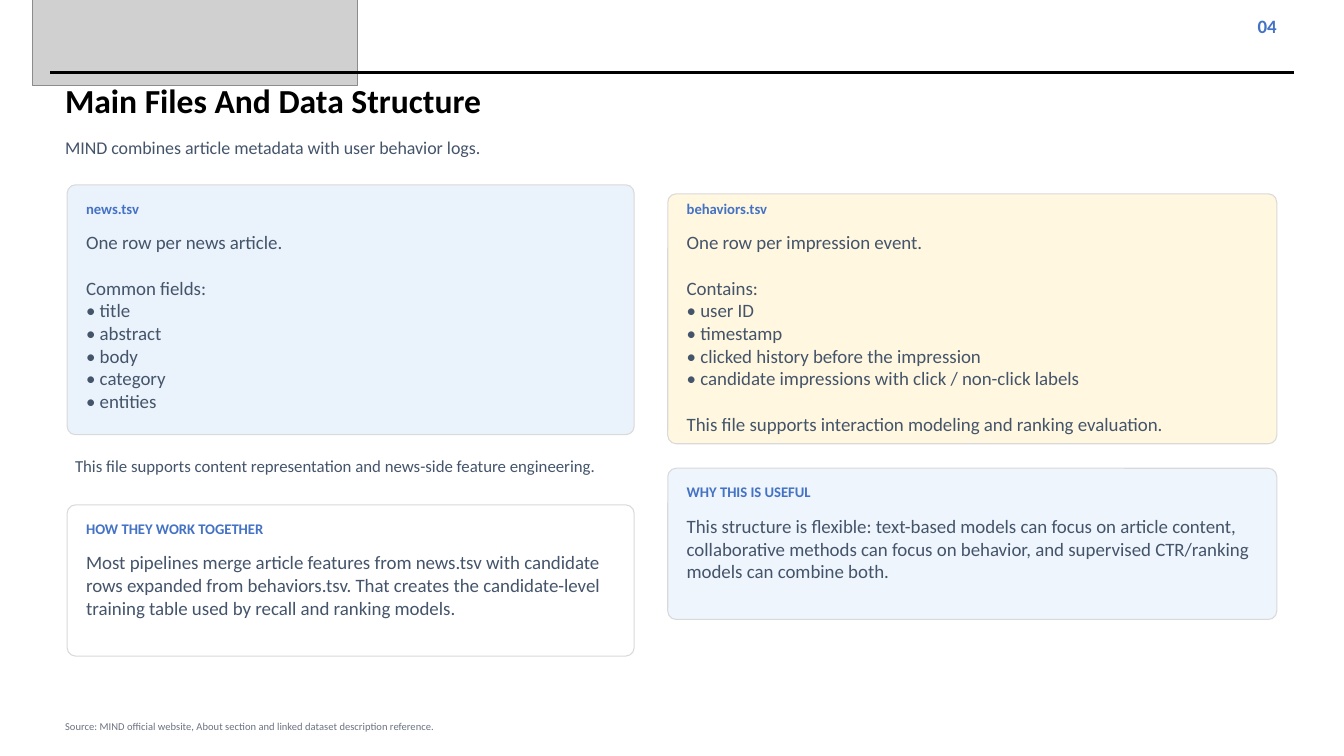
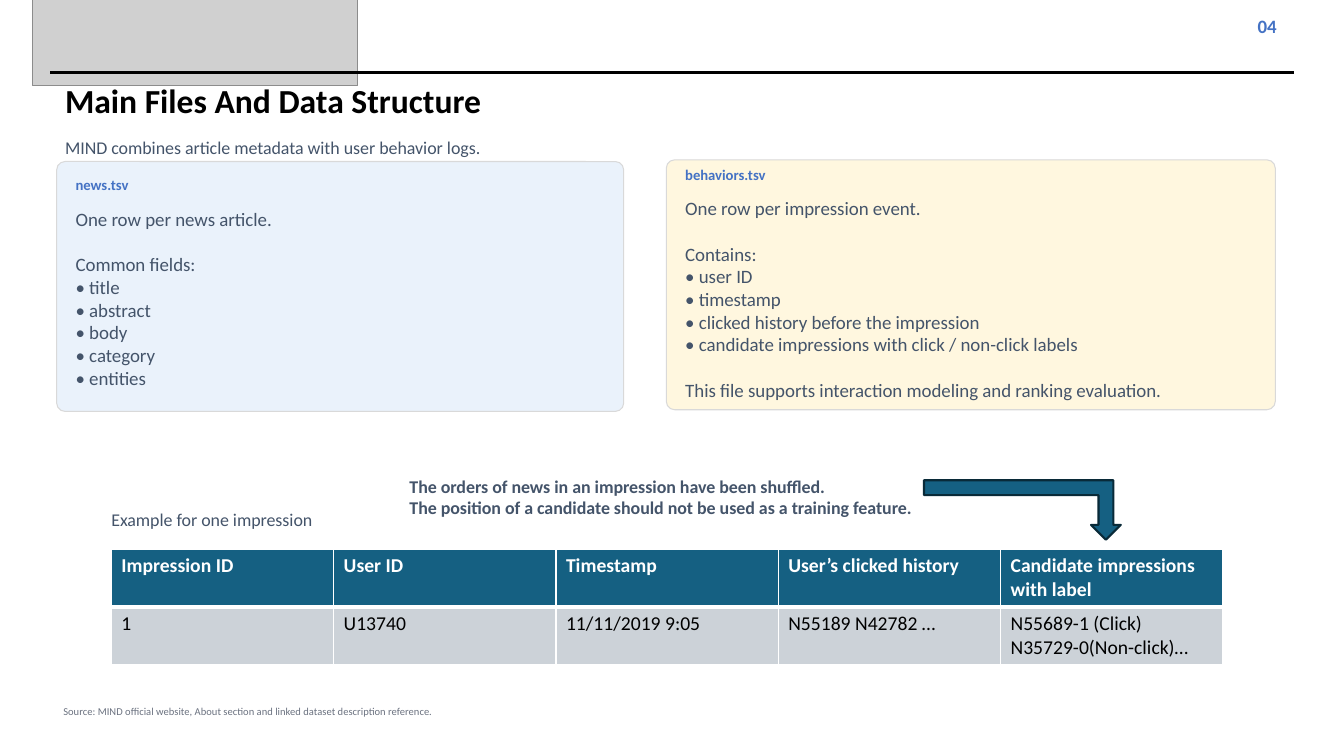
Before and after one commit to XiangningDeng/2026-MDSH-Submit, a slide deck: slide 5 of round1_baselines/Presentation1.pptx. Drawn at 1344x756 pixels with LibreOffice and Linux fonts; fonts in the diff are those of the drawing; grey boxes stand for pictures. Boxes give left, top, right and bottom in pixels: in the first picture for what was removed or moved away, otherwise in the second. Text is boxed around its words. In the diff, an @@ line names an element or a change of style, - is before the commit and + after.

```diff
--- a/round1_baselines/Presentation1.pptx
+++ b/round1_baselines/Presentation1.pptx
@@ 2 texts, 1 rounded rectangle: place and size @@
-2 texts, 1 rounded rectangle at box(68, 185, 634, 435)
+2 texts, 1 rounded rectangle at box(56, 161, 623, 411)
@@ 2 texts, 1 rounded rectangle: place and size @@
-2 texts, 1 rounded rectangle at box(667, 194, 1276, 444)
+2 texts, 1 rounded rectangle at box(666, 160, 1275, 410)
@@ text removed at box(75, 460, 595, 475) @@
-This file supports content representation and news-side feature engineering.
@@ rounded rectangle removed at box(667, 469, 1276, 620) @@
@@ rounded rectangle removed at box(68, 505, 634, 656) @@
@@ text added at box(409, 480, 912, 517), 12.8 pt, text #44546A, bold @@
+The orders of news in an impression have been shuffled.
+The position of a candidate should not be used as a training feature.
@@ text removed at box(687, 487, 811, 497) @@
-WHY THIS IS USEFUL
@@ bent up arrow added at box(925, 480, 1121, 539), fill #156082, outline #092A39 1.5 pt @@
@@ text removed at box(86, 524, 263, 534) @@
-HOW THEY WORK TOGETHER
@@ text added at box(111, 513, 312, 529), 12.8 pt, text #44546A @@
+Example for one impression
@@ text removed at box(687, 520, 1248, 578) @@
-This structure is flexible: text-based models can focus on article content, collaborative methods can focus on behavior, and supervised CTR/ranking models can combine both.
@@ text removed at box(86, 556, 599, 618) @@
-Most pipelines merge article features from news.tsv with candidate rows expanded from behaviors.tsv. That creates the candidate-level training table used by recall and ranking models.
@@ table added at box(111, 549, 1225, 663), 2 rows, 5 columns @@
+Impression ID | User ID | Timestamp | User’s clicked history | Candidate impressions with label
+1 | U13740 | 11/11/2019 9:05 | N55189 N42782 … | N55689-1 (Click) / N35729-0(Non-click)…
@@ text "Source: MIND official website, About ...": place and size @@
-text "Source: MIND official website, About ..." at box(65, 723, 434, 732)
+text "Source: MIND official website, About ..." at box(63, 707, 432, 717)
```
Also in this commit, not shown: 3 other slides changed, 1 other file.
